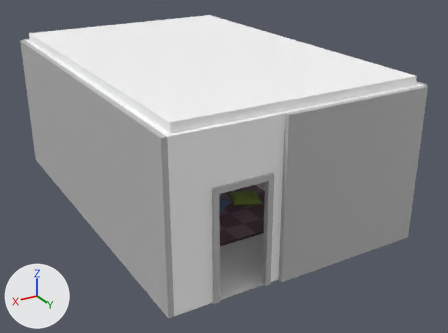
Renders of the FBX model Assets/v2/Models/Portal.fbx from each side of a commit.
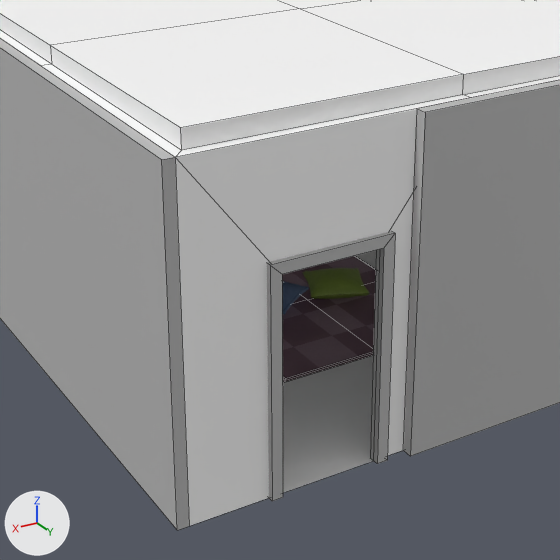
Old and new are each drawn whole from a 50 mm camera at (4.71, 7.29, 6.0) aimed at (-1.56, -3.16, 0.77) and again close up on the part from 18% to 79% of the width and 18% to 100% of the height. The axes (+X, +Y, +Z) are drawn at lower left. The lights are the same throughout. The close-ups show mesh edges as thin lines. Where no turn or scale is listed for an object, it has been applied to the vertices.

Objects in the first close-up: 'pCarpet1', 'pCushion2', 'pDoor1', 'pFloor1', 'pHouse1', 'pWall1', 'pWall2'.
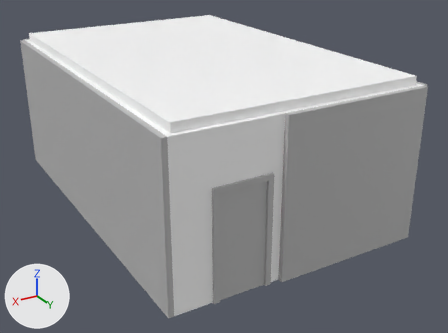
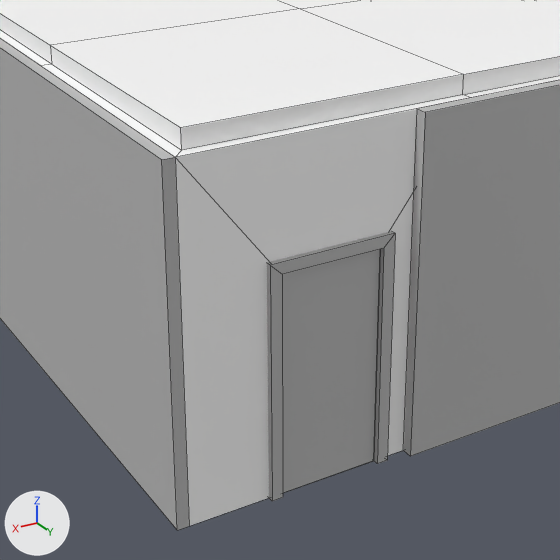
What differs and where, as boxes (x1, y1, x2, y2) in the close-ups (560 x 560 px):
```json
{"object": "portalWindow", "change": "added", "after": [282, 249, 380, 493]}
{"object": "pFloor1", "change": "unchanged, covered by the edit", "before": [283, 250, 376, 493]}
{"object": "pCarpet1", "change": "unchanged, covered by the edit", "before": [282, 256, 376, 382]}
{"object": "pCushion2", "change": "unchanged, covered by the edit", "before": [303, 268, 370, 299]}
```

Edits to the scene script, one JSON object a line:
```json
{"op": "add", "block": "mat_portalwindow", "code": ["mat_portalwindow = principled_material('portalwindow')", "mat_portalwindow.base_color = (0.5, 0.5, 0.5)  # grey #bcbcbc"]}
{"op": "add", "block": "me_mesh_001_1", "code": ["me_mesh_001_1 = bpy.data.meshes.new('Mesh.001')", "me_mesh_001_1.from_pydata([(0.45, 0.0, 0.97), (-0.45, 0.0, 0.97), (-0.45, 0.0, -0.97), (0.45, 0.0, -0.97)], [], [(3, 2, 1, 0)])", "me_mesh_001_1.materials.append(mat_portalwindow)  # grey #bcbcbc"]}
{"op": "add", "block": "ob_portalwindow", "code": ["ob_portalwindow = bpy.data.objects.new('portalWindow', me_mesh_001_1)", "ob_portalwindow.location = (0.0, 0.0, 0.97)"]}
```
